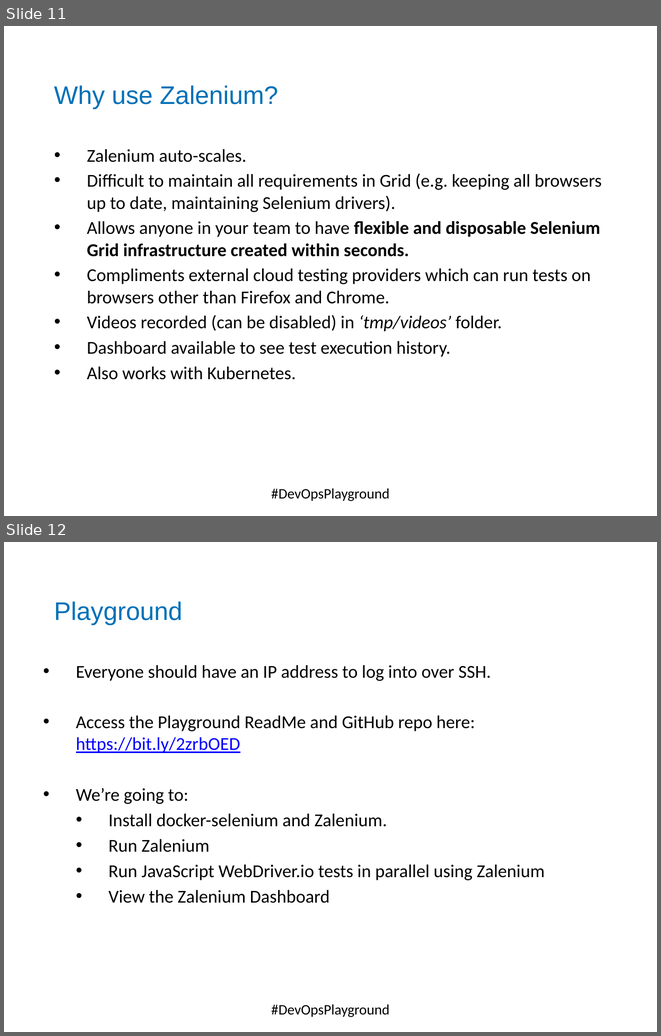
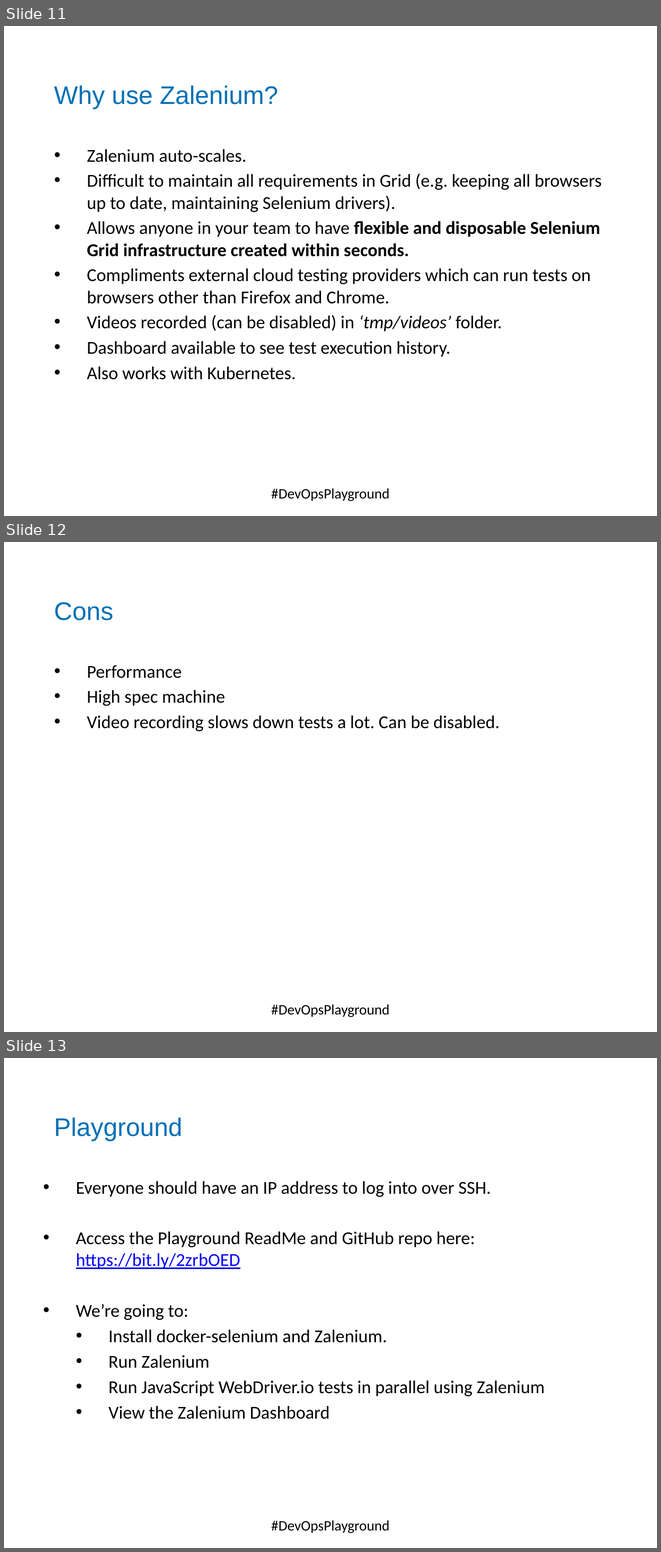
Before and after one commit to DevOpsPlayground/Hands-on-with-Selenium-Auto-Scaling-using-Docker-and-Zalenium, a slide deck: ECS_Digital_Template.pptx. Shown one above the other, each under a label of ours: slides 11 and 12 before the commit, slides 11, 12 and 13 after it. The pictures are 661x1036 and 661x1552 pixels, drawn with LibreOffice and Linux fonts; fonts in the diff are those of the drawing; background and template pictures are left out. Boxes give left, top, right and bottom in pixels: in the first picture for what was removed or moved away, otherwise in the second. Text is boxed around its words. In the diff, an @@ line names an element or a change of style, - is before the commit and + after.

```diff
--- a/ECS_Digital_Template.pptx
+++ b/ECS_Digital_Template.pptx
@@ slide 12 added at <box>4,542,657,1032</box>, background #FFFFFF; not listed: 1 template element that a slide beside it also shows @@
@@ text added at <box>54,602,113,620</box>, 28 pt, text #0070B7 @@
+Cons
@@ text added at <box>87,665,500,731</box>, 20 pt, text #000000 @@
+• Performance
+• High spec machine
+• Video recording slows down tests a lot. Can be disabled.
@@ text added at <box>271,1004,389,1017</box>, 16 pt, text #000000 @@
+#DevOpsPlayground
@@ what was slide 12 is now slide 13 @@
```
Also in this commit, not shown: 1 slide changed, 2 other files.
